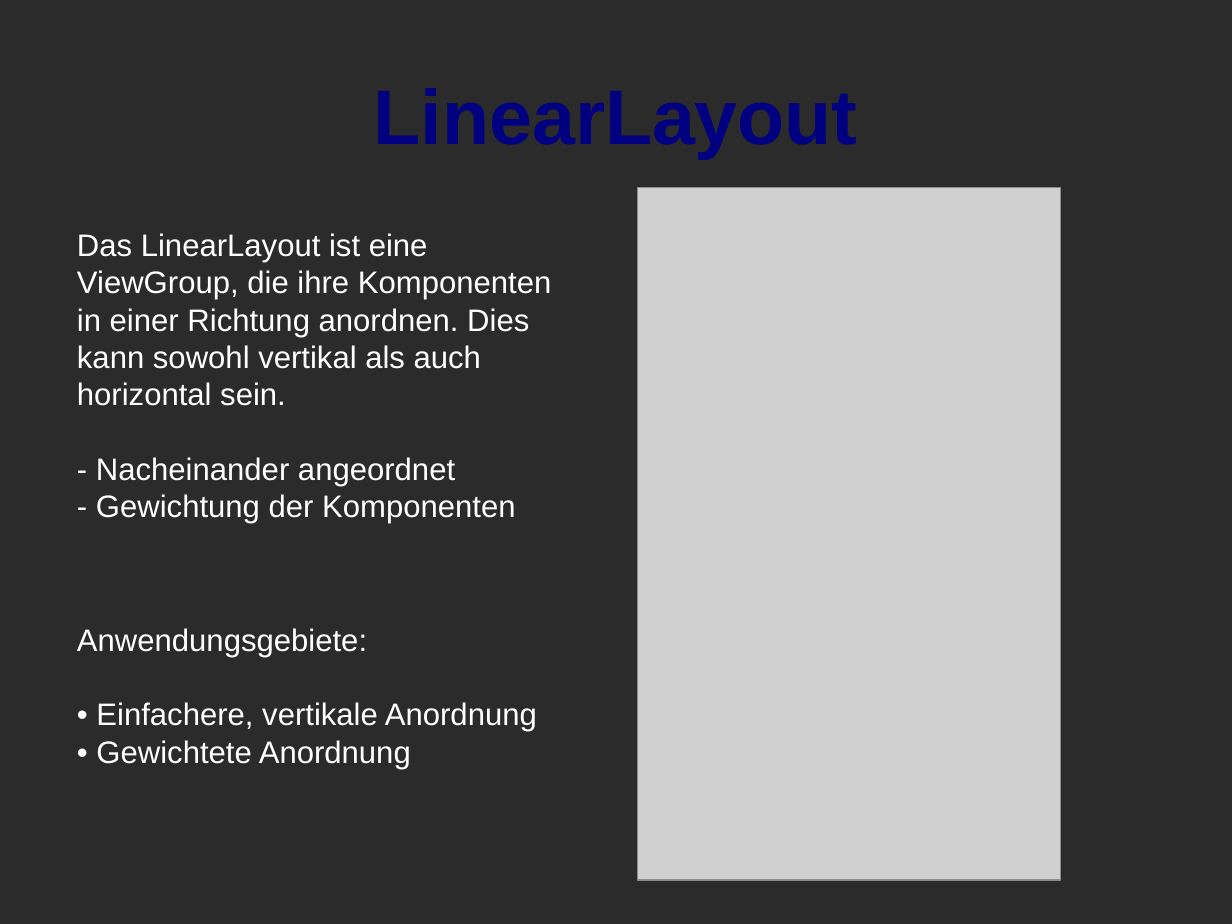
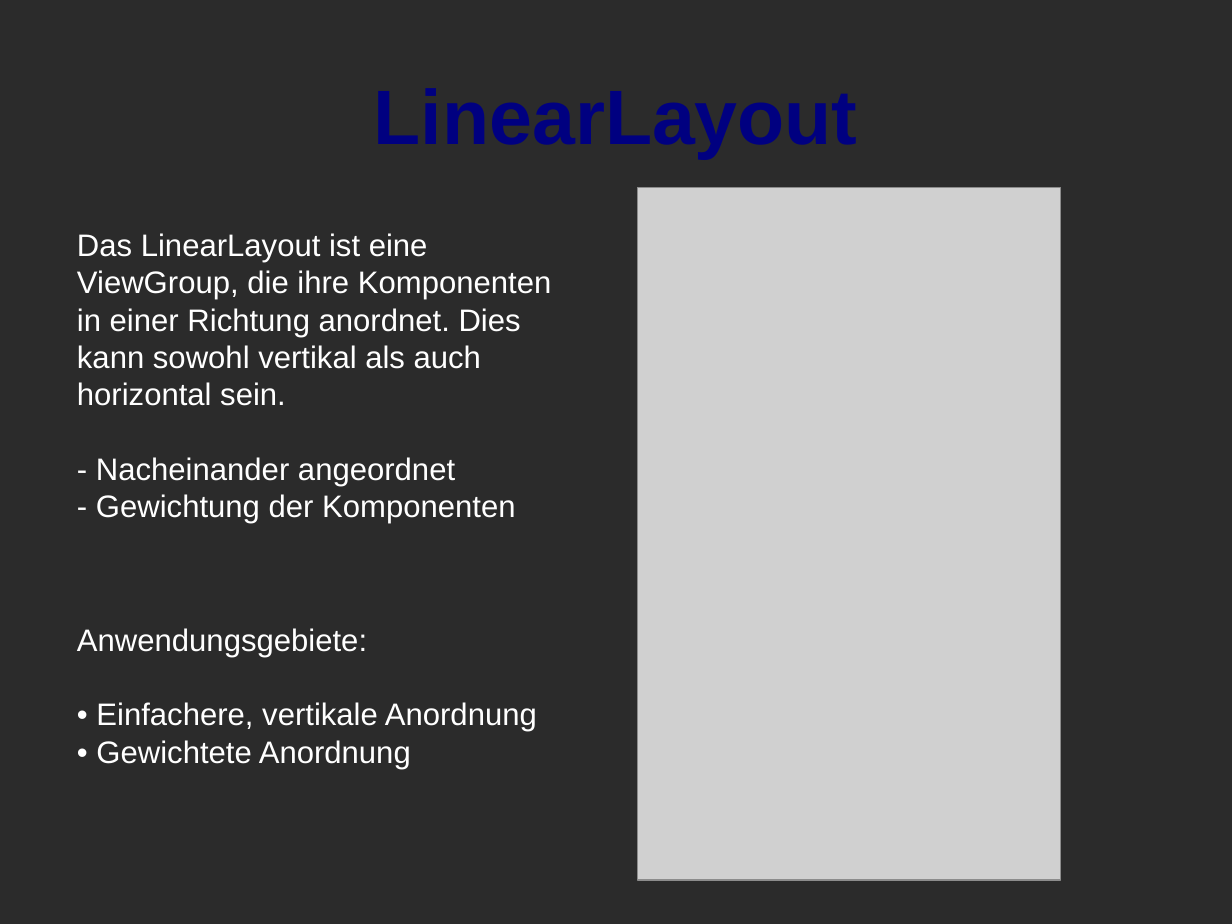
Before and after one commit to torkleyy/school-presentation, a slide deck: slide 6 of doc/presentation.odp. Drawn at 1232x924 pixels with LibreOffice and Linux fonts; fonts in the diff are those of the drawing; grey boxes stand for pictures; background and template pictures are left out; a plain dark background stands for a picture behind light text. Boxes give left, top, right and bottom in pixels: in the first picture for what was removed or moved away, otherwise in the second. Text is boxed around its words. In the diff, an @@ line names an element or a change of style, - is before the commit and + after.

```diff
--- a/doc/presentation.odp
+++ b/doc/presentation.odp
@@ text at <box>77,233,551,406</box>: text changed @@
-Das LinearLayout ist eine ViewGroup, die ihre Komponenten in einer Richtung anordnen. Dies kann sowohl vertikal als auch horizontal sein.
+Das LinearLayout ist eine ViewGroup, die ihre Komponenten in einer Richtung anordnet. Dies kann sowohl vertikal als auch horizontal sein.
```
Also in this commit, not shown: 1 other file.
